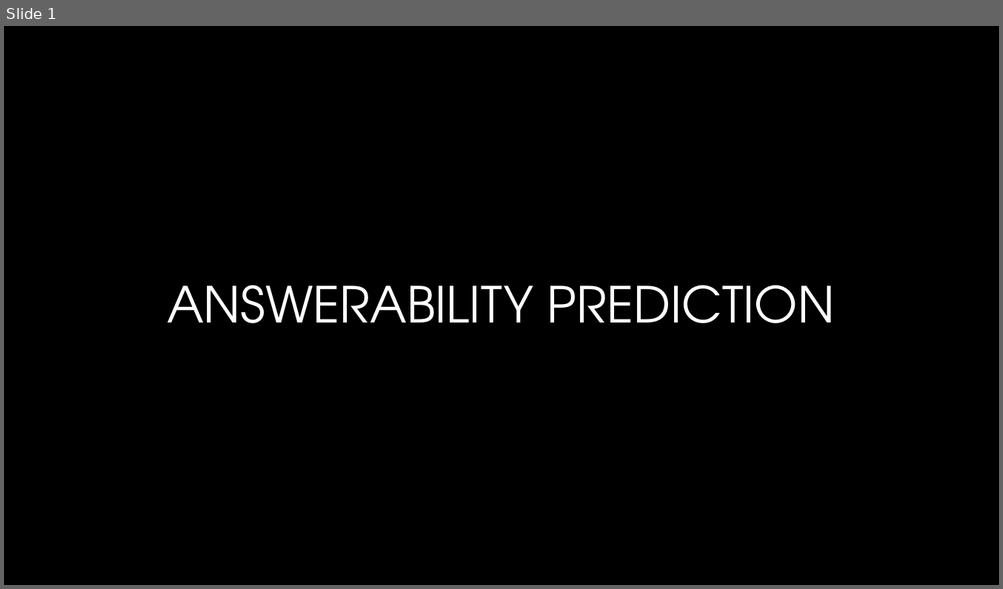
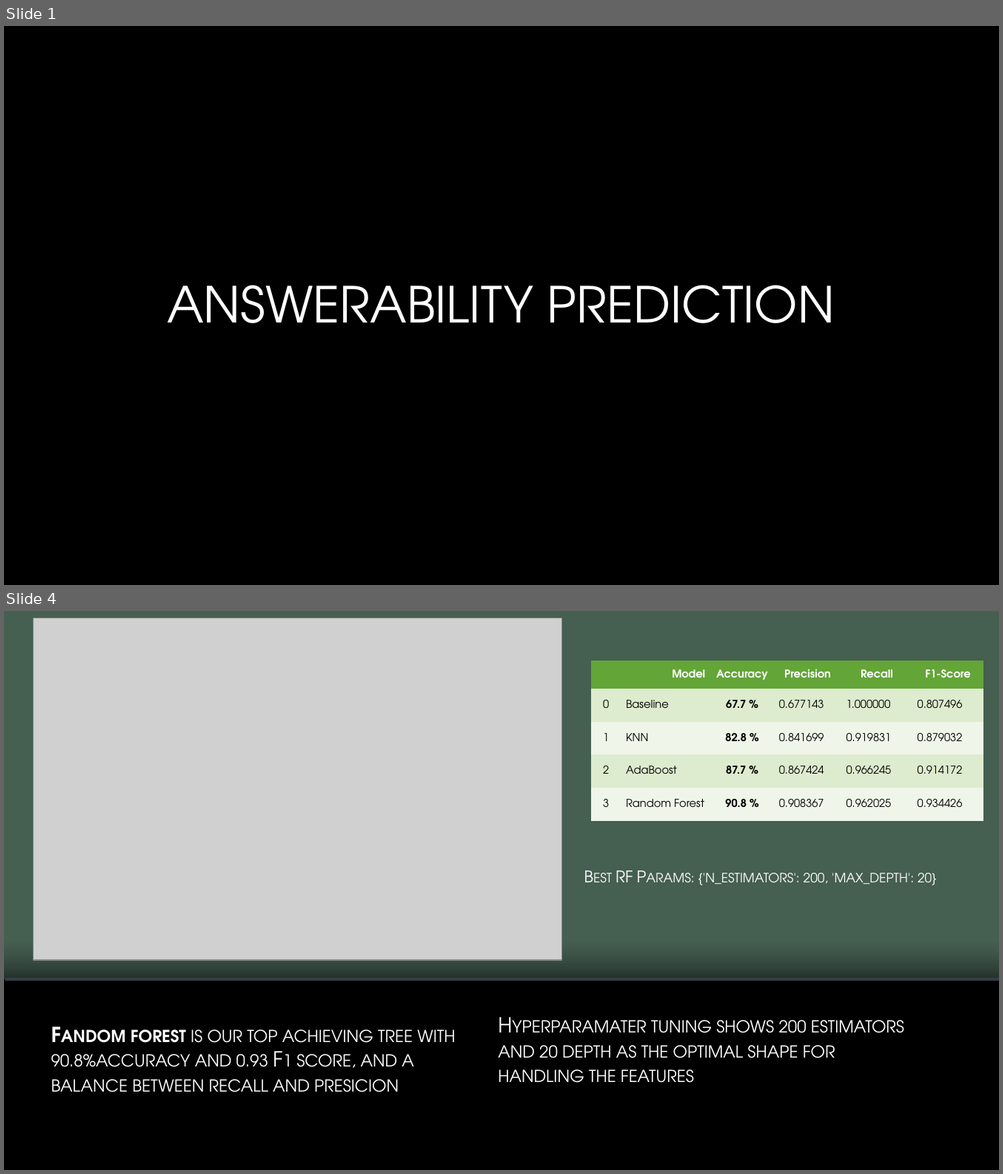
Before and after one commit to lanashmuz/machine_learning_exe1, a slide deck: exe2/presentation.pptx. Shown one above the other, each under a label of ours: slide 1 before the commit, slides 1 and 4 after it; the slides between them are not shown. The pictures are 1003x589 and 1003x1174 pixels, drawn with LibreOffice and Linux fonts; fonts in the diff are those of the drawing; grey boxes stand for pictures; background and template pictures are left out. Boxes give left, top, right and bottom in pixels: in the first picture for what was removed or moved away, otherwise in the second. Text is boxed around its words. In the diff, an @@ line names an element or a change of style, - is before the commit and + after.

```diff
--- a/exe2/presentation.pptx
+++ b/exe2/presentation.pptx
@@ slide 4 added at (4, 611, 999, 1170), background picture (left out) @@
@@ rectangle added at (4, 611, 999, 980), fill #455F51 @@
@@ picture added at (33, 618, 562, 961) @@
@@ table added at (590, 661, 983, 820), 5 rows, 6 columns @@
+ | Model | Accuracy | Precision | Recall | F1-Score
+0 | Baseline | 67.7 % | 0.677143 | 1.000000 | 0.807496
+1 | KNN | 82.8 % | 0.841699 | 0.919831 | 0.879032
+2 | AdaBoost | 87.7 % | 0.867424 | 0.966245 | 0.914172
+3 | Random Forest | 90.8 % | 0.908367 | 0.962025 | 0.934426
@@ text added at (615, 871, 936, 886), 15.5 pt, text #FFFFFF, small capitals @@
+Best RF Params: {'n_estimators': 200, 'max_depth': 20}
@@ rectangle added at (4, 942, 999, 980), fill gradient #000000 to #282E35 @@
@@ line added from (5, 980) to (999, 980), #282E35 3 pt @@
@@ text added at (51, 1030, 455, 1093), 20 pt, text gradient #FFFFFF to #BFBFBF, small capitals @@
+Fandom forest is our top achieving tree with 90.8%accuracy and 0.93 F1 score, and a balance between recall and presicion
@@ text added at (498, 1020, 904, 1083), 20 pt, text gradient #FFFFFF to #BFBFBF, small capitals @@
+Hyperparamater tuning shows 200 estimators and 20 depth as the optimal shape for handling the features
```
Also in this commit, not shown: 2 slides changed, 2 other slides added.
